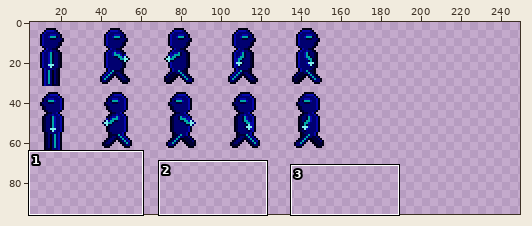
Sprite sheet: Data/pimg/hero.png. Above, an overview of the earlier version with the close-up marked.
Close-up. As it was:
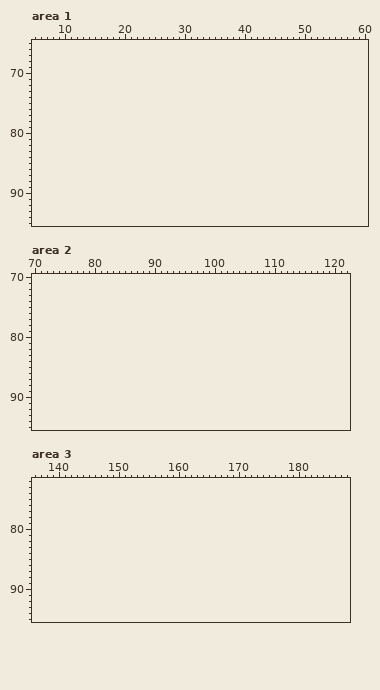
The file is 256x64 pixels. Shown: area 1: x 5..60, y 65..95; area 2: x 70..122, y 70..95; area 3: x 136..188, y 72..95. The old version is drawn lined up with the new one, on the new canvas. The wide view leaves out empty margins. The commit also changed other parts of the picture, which this record leaves out.
The same view after the edit:
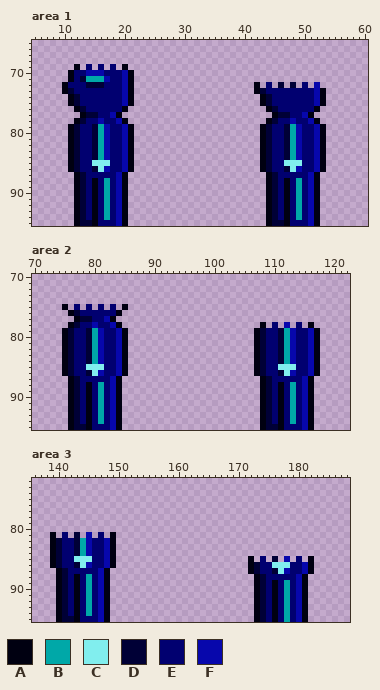
Palette (. is transparent): A #000011  B #00a8a8  C #81eeee  D #000036  E #010070  F #0707ac
The exact change:
canvas 256x64 -> 256x96
--- area 1
@@ x 5..60 @@
 68 ........................................................
-69 ........................................................
-70 ........................................................
-71 ........................................................
-72 ........................................................
-73 ........................................................
-74 ........................................................
-75 ........................................................
-76 ........................................................
-77 ........................................................
-78 ........................................................
-79 ........................................................
-80 ........................................................
-81 ........................................................
-82 ........................................................
-83 ........................................................
-84 ........................................................
-85 ........................................................
-86 ........................................................
-87 ........................................................
-88 ........................................................
-89 ........................................................
-90 ........................................................
-91 ........................................................
-92 ........................................................
-93 ........................................................
-94 ........................................................
-95 ........................................................
+69 .......A.E.E.E.A........................................
+70 ......AEEFFFEEEFA.......................................
+71 ......AEDBBBFEEFA.......................................
+72 .....AEEEDDDEEEFA....................A.E.D.D.E.F........
+73 .....ADEEEEEEEEFA....................ADEEEEEEEEFA.......
+74 ......ADEEEEEEEFA.....................ADEEEEEEEFA.......
+75 ......ADEEEEEEEFA.....................ADEEEEEEEFA.......
+76 .......ADEEEEEEA.......................ADEEEEEEA........
+77 ........ADDEEFA.........................ADDEEFA.........
+78 .......ADEEFEEFA.......................ADEEFEEFA........
+79 ......ADEEDBFEEFA.....................ADEEDBFEEFA.......
+80 ......ADEEDBFEEFA.....................ADEEDBFEEFA.......
+81 ......ADEEDBFEEFA.....................ADEEDBFEEFA.......
+82 ......ADEEDBFEEFA.....................ADEEDBFEEFA.......
+83 ......ADEEDBFEEFA.....................ADEEDBFEEFA.......
+84 ......ADEEDBFEEFA.....................ADEEDBFEEFA.......
+85 ......ADEECCCEEFA.....................ADEECCCEEFA.......
+86 ......ADEEDCFEEFA.....................ADEEDCFEEFA.......
+87 .......ADEEEEEFA.......................ADEEEEEFA........
+88 .......ADEAEBEFA.......................ADEAEBEFA........
+89 .......ADEAEBEFA.......................ADEAEBEFA........
+90 .......ADEAEBEFA.......................ADEAEBEFA........
+91 .......ADEAEBEFA.......................ADEAEBEFA........
+92 .......ADEAEBEFA.......................ADEAEBEFA........
+93 .......ADEAEBEFA.......................ADEAEBEFA........
+94 .......ADEAEBEFA.......................ADEAEBEFA........
+95 .......ADDAEEEFA.......................ADDAEEEFA........
--- area 2
@@ x 70..122 @@
 74 .....................................................
-75 .....................................................
-76 .....................................................
-77 .....................................................
-78 .....................................................
-79 .....................................................
-80 .....................................................
-81 .....................................................
-82 .....................................................
-83 .....................................................
-84 .....................................................
-85 .....................................................
-86 .....................................................
-87 .....................................................
-88 .....................................................
-89 .....................................................
-90 .....................................................
-91 .....................................................
-92 .....................................................
-93 .....................................................
-94 .....................................................
-95 .....................................................
+75 .....A.E.E.E.E.A.....................................
+76 ......ADEEEEEEA......................................
+77 .......ADDEEFA.......................................
+78 ......ADEEFEEFA.......................A.E.F.E.A......
+79 .....ADEEDBFEEFA.....................ADEEDBFEEFA.....
+80 .....ADEEDBFEEFA.....................ADEEDBFEEFA.....
+81 .....ADEEDBFEEFA.....................ADEEDBFEEFA.....
+82 .....ADEEDBFEEFA.....................ADEEDBFEEFA.....
+83 .....ADEEDBFEEFA.....................ADEEDBFEEFA.....
+84 .....ADEEDBFEEFA.....................ADEEDBFEEFA.....
+85 .....ADEECCCEEFA.....................ADEECCCEEFA.....
+86 .....ADEEDCFEEFA.....................ADEEDCFEEFA.....
+87 ......ADEEEEEFA.......................ADEEEEEFA......
+88 ......ADEAEBEFA.......................ADEAEBEFA......
+89 ......ADEAEBEFA.......................ADEAEBEFA......
+90 ......ADEAEBEFA.......................ADEAEBEFA......
+91 ......ADEAEBEFA.......................ADEAEBEFA......
+92 ......ADEAEBEFA.......................ADEAEBEFA......
+93 ......ADEAEBEFA.......................ADEAEBEFA......
+94 ......ADEAEBEFA.......................ADEAEBEFA......
+95 ......ADDAEEEFA.......................ADDAEEEFA......
--- area 3
@@ x 136..188 @@
 80 .....................................................
-81 .....................................................
-82 .....................................................
-83 .....................................................
-84 .....................................................
-85 .....................................................
-86 .....................................................
-87 .....................................................
-88 .....................................................
-89 .....................................................
-90 .....................................................
-91 .....................................................
-92 .....................................................
-93 .....................................................
-94 .....................................................
-95 .....................................................
+81 ...A.E.D.F.E.A.......................................
+82 ...ADEEDBFEEFA.......................................
+83 ...ADEEDBFEEFA.......................................
+84 ...ADEEDBFEEFA.......................................
+85 ...ADEECCCEEFA......................A.E.D.F.E.A......
+86 ...ADEEDCFEEFA......................ADEECCCEEFA......
+87 ....ADEEEEEFA.......................ADEEDCFEEFA......
+88 ....ADEAEBEFA........................ADEEEEEFA.......
+89 ....ADEAEBEFA........................ADEAEBEFA.......
+90 ....ADEAEBEFA........................ADEAEBEFA.......
+91 ....ADEAEBEFA........................ADEAEBEFA.......
+92 ....ADEAEBEFA........................ADEAEBEFA.......
+93 ....ADEAEBEFA........................ADEAEBEFA.......
+94 ....ADEAEBEFA........................ADEAEBEFA.......
+95 ....ADDAEEEFA........................ADEAEBEFA.......
